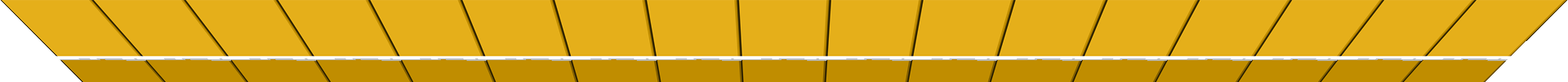
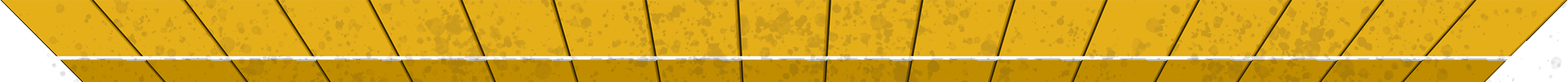
The second 1568×82 image is a revision of the first. Changes to its layers:
added layer "Layer 19" (17%) above "Layer 18" over [19, 0, 1568, 82]
